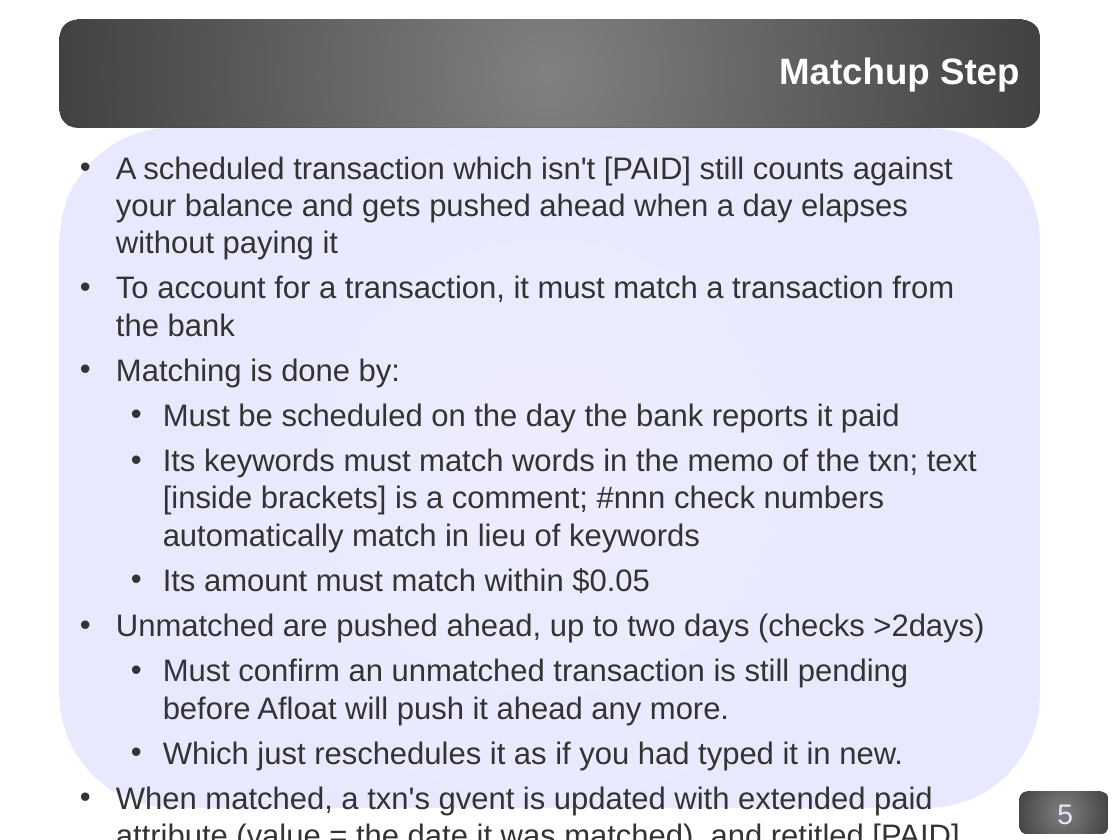
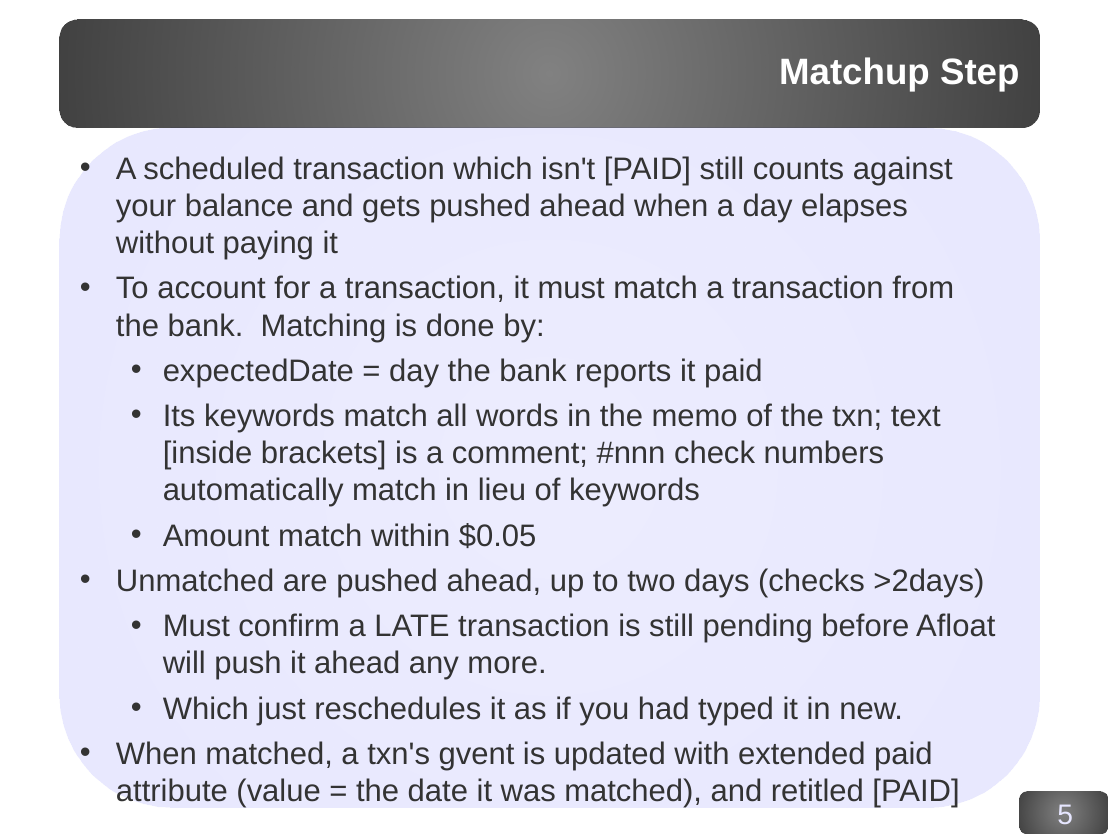
Before and after one commit to corydodt/Afloat, a slide deck: slide 5 of doc/afloat.odp. Drawn at 1120x840 pixels with LibreOffice and Linux fonts; fonts in the diff are those of the drawing; background and template pictures are left out. Boxes give left, top, right and bottom in pixels: in the first picture for what was removed or moved away, otherwise in the second. Text is boxed around its words. In the diff, an @@ line names an element or a change of style, - is before the commit and + after.

Commit message:
More stuff was done.

```diff
--- a/doc/afloat.odp
+++ b/doc/afloat.odp
@@ text at [116,275,954,548]: text changed @@
-• To account for a transaction, it must match a transaction from the bank
-• Matching is done by:
-  • Must be scheduled on the day the bank reports it paid
-  • Its keywords must match words in the memo of the txn; text [inside brackets] is a comment; #nnn check numbers automatically match in lieu of keywords
-  • Its amount must match within $0.05
+• To account for a transaction, it must match a transaction from the bank. Matching is done by:
+  • expectedDate = day the bank reports it paid
+  • Its keywords match all words in the memo of the txn; text [inside brackets] is a comment; #nnn check numbers automatically match in lieu of keywords
+  • Amount match within $0.05
@@ text at [163,613,995,680]: text changed @@
-  • Must confirm an unmatched transaction is still pending before Afloat will push it ahead any more.
+  • Must confirm a LATE transaction is still pending before Afloat will push it ahead any more.
```
Also in this commit, not shown: 4 other slides changed.
